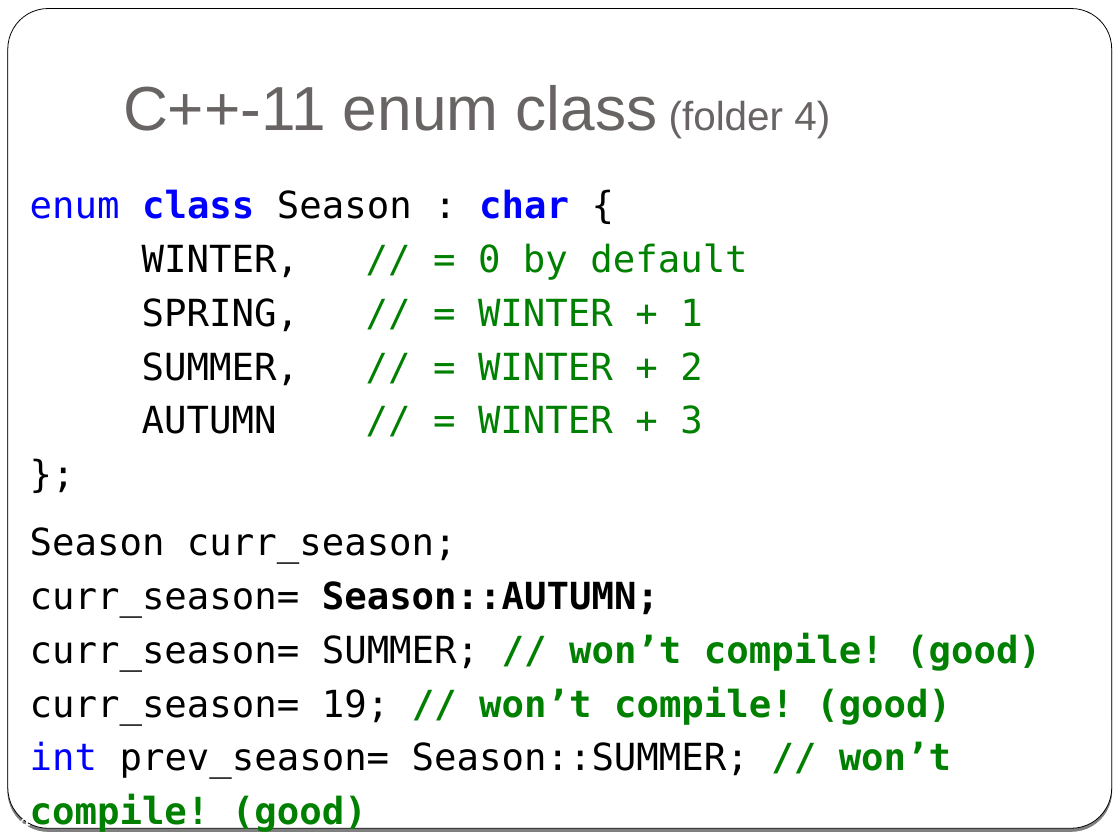
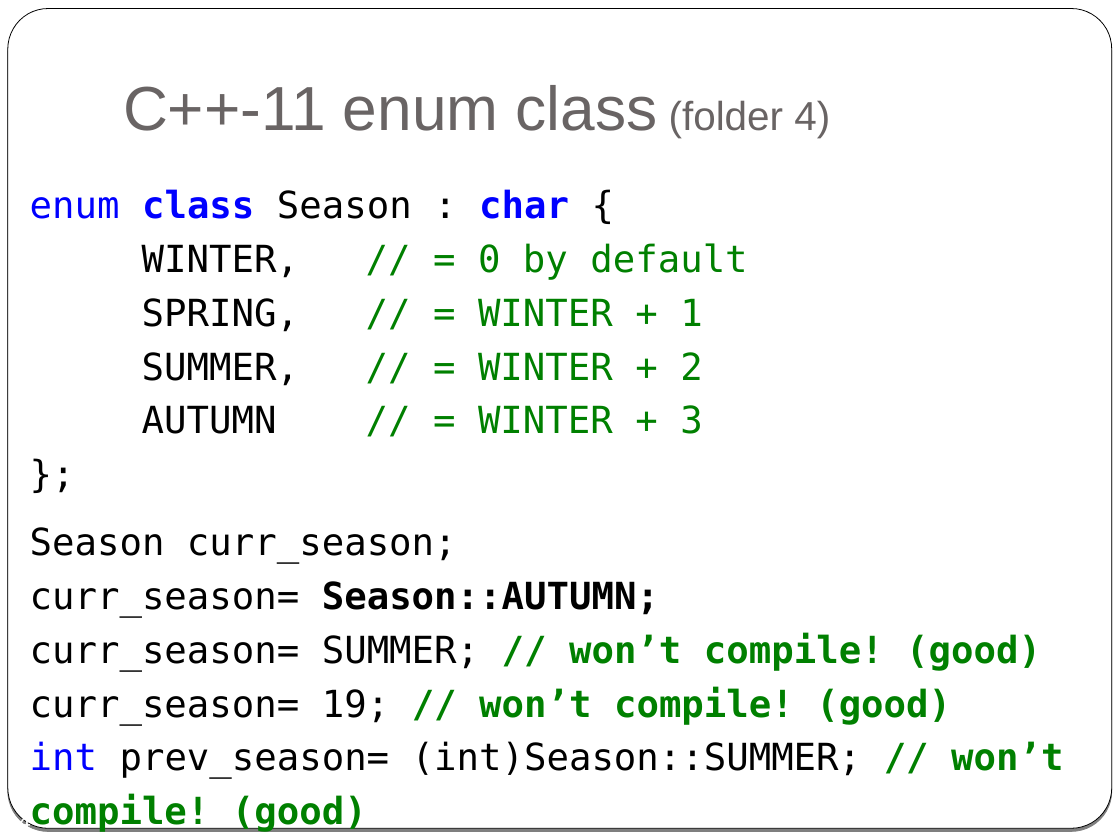
Before and after one commit to cpp-at-ariel/cpp-5779, a slide deck: slide 14 of 01-what-is-cpp/slides-1-cpp-vs-c-vs-java.odp. Drawn at 1120x840 pixels with LibreOffice and Linux fonts; fonts in the diff are those of the drawing. Boxes give left, top, right and bottom in pixels: in the first picture for what was removed or moved away, otherwise in the second. Text is boxed around its words. In the diff, an @@ line names an element or a change of style, - is before the commit and + after.

```diff
--- a/01-what-is-cpp/slides-1-cpp-vs-c-vs-java.odp
+++ b/01-what-is-cpp/slides-1-cpp-vs-c-vs-java.odp
@@ text at (30,741,1063,832): text changed @@
-int prev_season= Season::SUMMER; // won’t compile! (good)
+int prev_season= (int)Season::SUMMER; // won’t compile! (good)
```
Also in this commit, not shown: 1 other slide changed, 23 other files.
